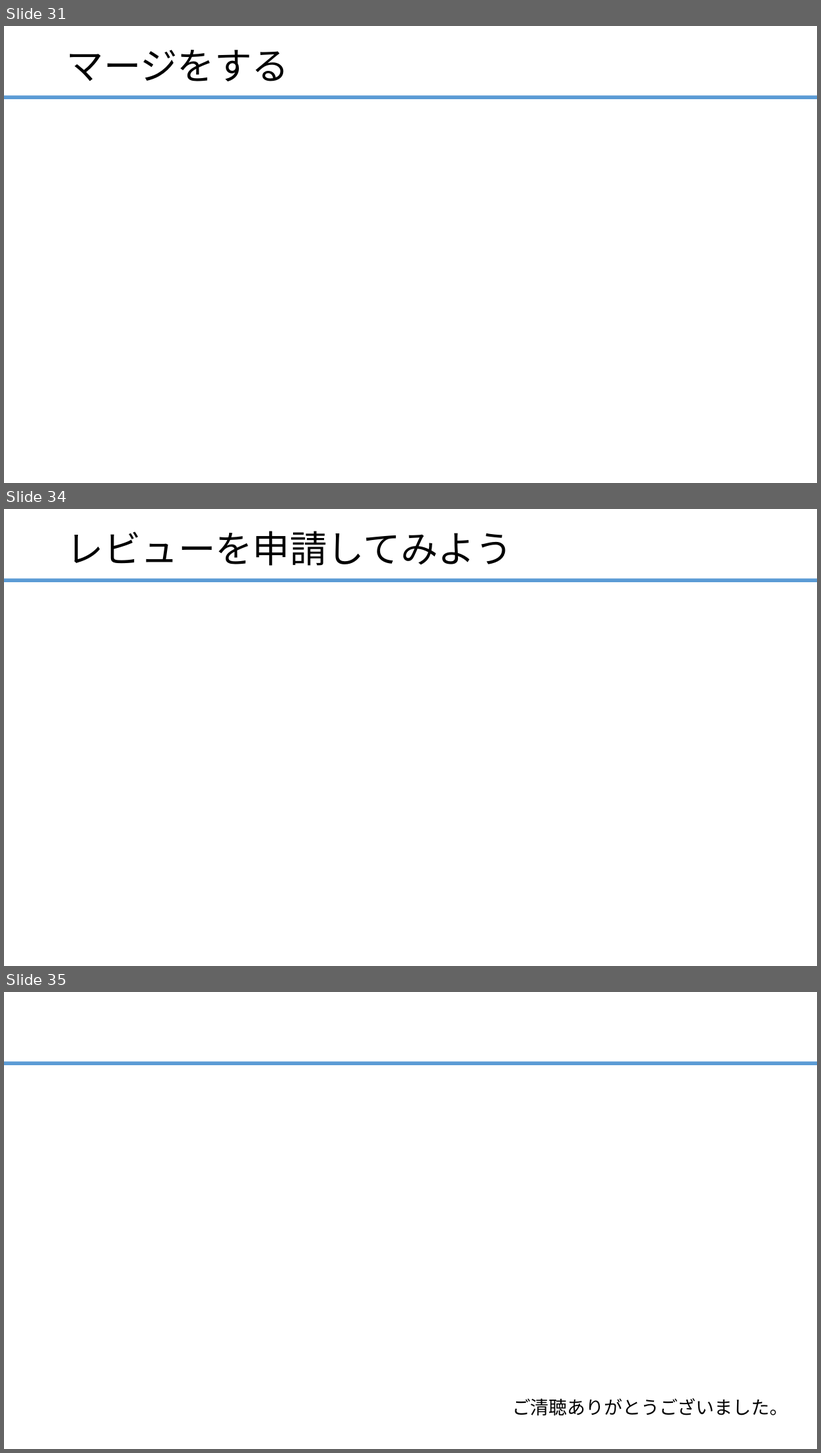
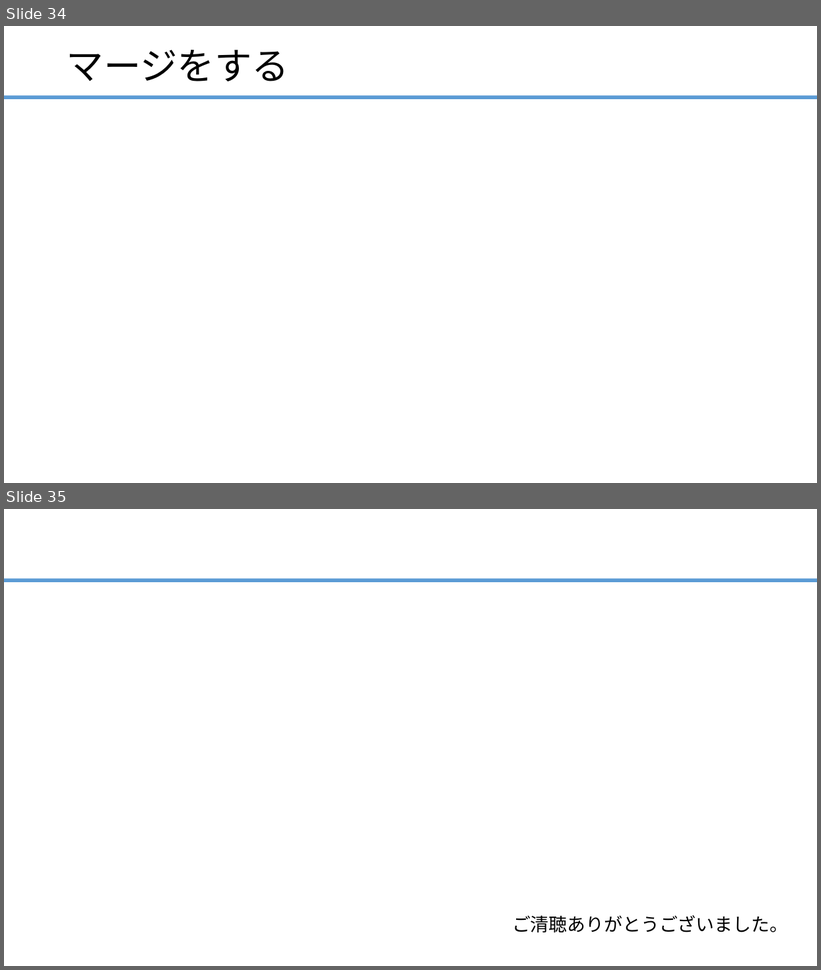
Before and after one commit to ainsAins/git4beginners, a slide deck: ハンズオン_Git入門.pptx. Shown one above the other, each under a label of ours: slides 31, 34 and 35 before the commit, slides 34 and 35 after it; the slides between them are not shown. The pictures are 821x1453 and 821x970 pixels, drawn with LibreOffice and Linux fonts; fonts in the diff are those of the drawing. Boxes give left, top, right and bottom in pixels: in the first picture for what was removed or moved away, otherwise in the second. Text is boxed around its words. In the diff, an @@ line names an element or a change of style, - is before the commit and + after.

```diff
--- a/ハンズオン_Git入門.pptx
+++ b/ハンズオン_Git入門.pptx
@@ slide 34 removed at box(4, 509, 817, 966), background #FFFFFF; not listed: 1 template element that a slide beside it also shows @@
@@ title removed at box(67, 531, 513, 566) @@
-レビューを申請してみよう
@@ what was slide 31 is now slide 34 @@
```
Also in this commit, not shown: 13 slides changed, 3 slides added, 2 other slides removed, 1 other file.
